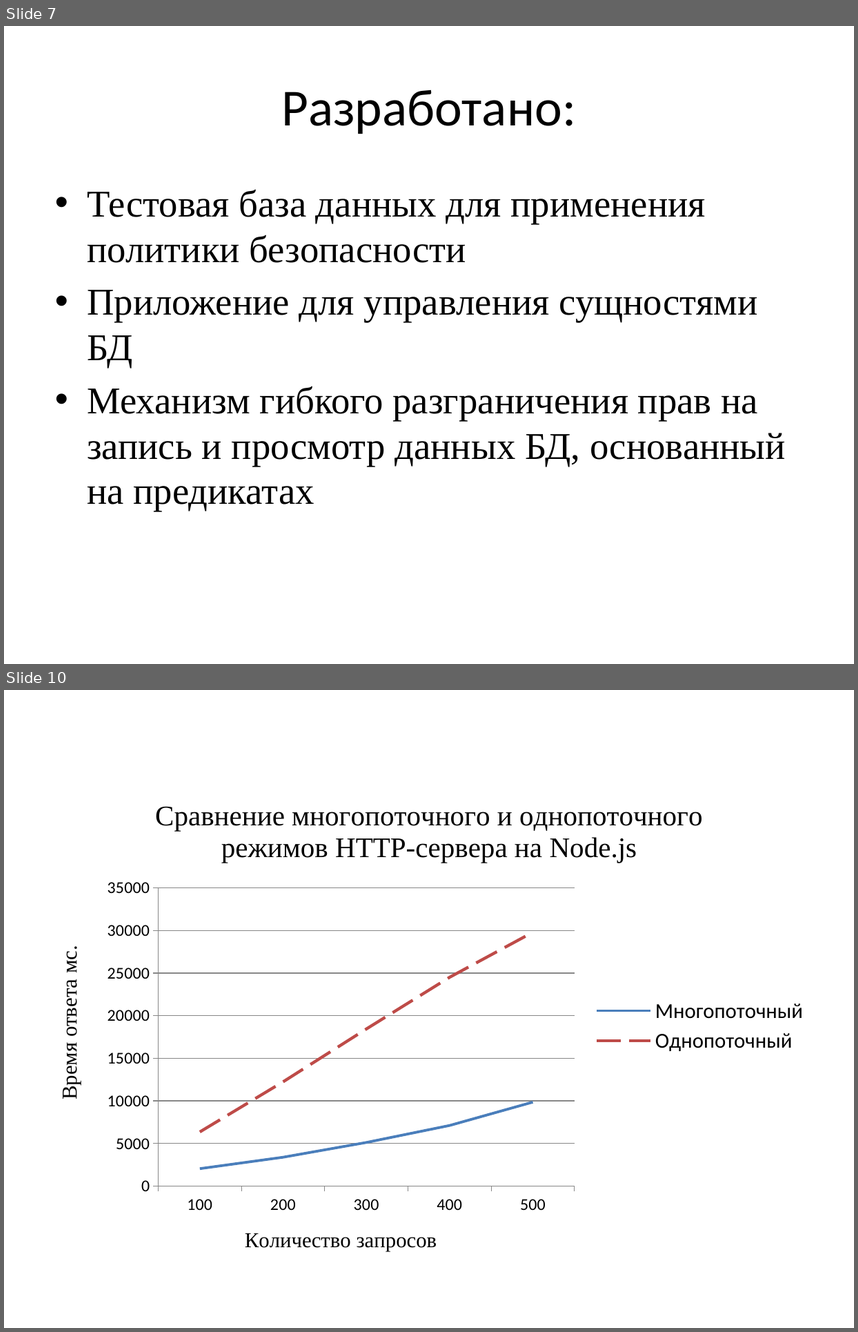
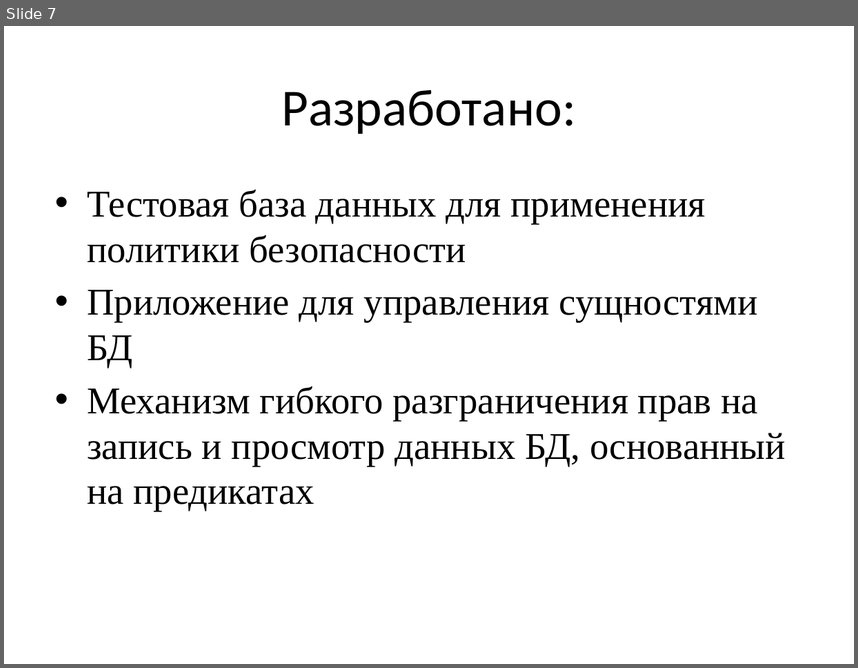
Before and after one commit to prototype9449/meaningless-course-work, a slide deck: презентация.pptx. Shown one above the other, each under a label of ours: slides 7 and 10 before the commit, slide 7 after it; the slides between them are not shown. The pictures are 858x1332 and 858x668 pixels, drawn with LibreOffice and Linux fonts; fonts in the diff are those of the drawing. Boxes give left, top, right and bottom in pixels: in the first picture for what was removed or moved away, otherwise in the second. Text is boxed around its words. In the diff, an @@ line names an element or a change of style, - is before the commit and + after.

```diff
--- a/презентация.pptx
+++ b/презентация.pptx
@@ slide 10 removed at (x1=4, y1=690, x2=854, y2=1328), background #FFFFFF @@
@@ line chart removed at (x1=41, y1=781, x2=817, y2=1270) @@
-title "Сравнение многопоточного и однопоточного режимов HTTP-сервера на Node.js"
-categories: 100, 200, 300, 400, 500
-Многопоточный: 2000, 3400, 5100, 7100, 9800
-Однопоточный: 6300, 12200, 18400, 24500, 29800
```
Also in this commit, not shown: 1 slide changed, 7 slides added, 4 other slides removed.
